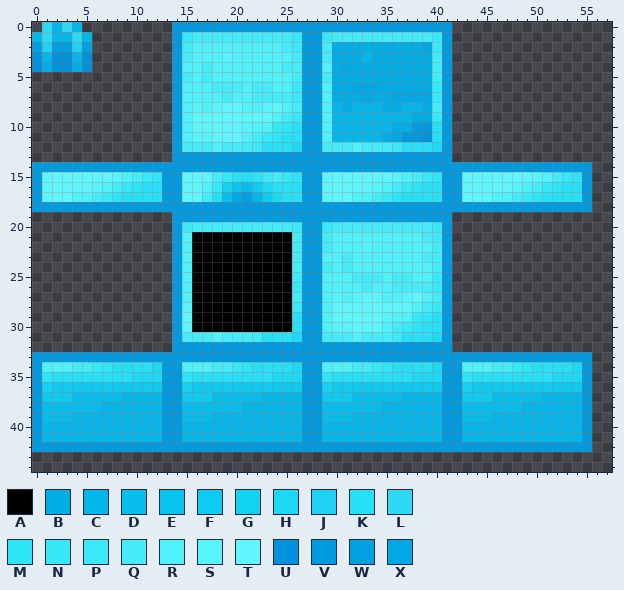
File history of a pixel-art sprite, src/main/resources/assets/ironchest/textures/model/diamond_chest.png. The first picture shows the starting point.
The file is 64x64 pixels. Colours within 5 levels of each other are drawn and written as one. Shown: x 0..57, y 0..44.
Palette (. is transparent): A #000000  B #00aee7  C #04b7eb  D #06beed  E #08c4ee  F #0dcbf1  G #13d3f3  H #1cdaf5  J #1fd1f2  K #25e0f7  L #2fd9f4  M #2de5f8  N #35e9f9  P #3be9f8  Q #44ecf9  R #4ff1fb  S #57f4fc  T #5ef6fc  U #0092dc  V #009ae1  W #01a0e1  X #00a8e5
Pixels before (only the part around the change), first column x 0:
 0 .LCLC.........VVVVVVVVVVVVVVVVVVVVVVVVVVVV................
 1 CLCCLC........VNQQQQQQQQQQNVVNQQQQQQQQQQNV................
 2 WJWWJW........VQRRRRRRRRRQPVVQBBBBBBBBBXPV................
 3 UCUUCU........VQRRRSRRRRRRQVVQBBBCBBBBBBQV................
 4 UBUUBU........VRRQRRRRRRRQQVVRBXBBBBBBBBQV................
 5 ..............VQRQRRRRRRRRQVVQBBBBBBBBBBQV................
 6 ..............VRRRQQQRQQRRNVVRBBXXXBBBBBNV................
 7 ..............VRRRRQRRQQQQNVVRBBBXBBXXXXNV................
 8 ..............VRSRSTTRRSTRQVVRCBCCCBBCCBQV................
 9 ..............VRTTTTTTTTRQNVVRCCCCCCCCBBNV................
10 ..............VRTTTTTSRRNMKVVRCCCCCCBBVVKV................
11 ..............VRSSTTTRQNMKKVVRCCCCCBXVVUKV................
12 ..............VQQQRQQQPKKKHVVQQQRQQQPKKKHV................
13 ..............VVVVVVVVVVVVVVVVVVVVVVVVVVVV................
14 VVVVVVVVVVVVVVVVVVVVVVVVVVVVVVVVVVVVVVVVVVVVVVVVVVVVVVVV..
15 VTTTTTTTSRQNMVVTTTQNKKMPQNMVVTTTTTTTSRQNMVVTTTTTTTSRQNMV..
16 VTTTTTSRQNMKKVVTTRNGEDFHKKKVVTTTTTSRQNMKKVVTTTTTSRQNMKKV..
17 VTTTRRQPMKKKKVVTTQKDXWCFHKKVVTTTRRQPMKKKKVVTTTRRQPMKKKKV..
18 VVVVVVVVVVVVVVVVVVVVVVVVVVVVVVVVVVVVVVVVVVVVVVVVVVVVVVVV..
19 ..............VVVVVVVVVVVVVVVVVVVVVVVVVVVV................
20 ..............VPQQQQQQQQQQPVVNQQQQQQQQQQNV................
21 ..............VRAAAAAAAAAAQVVQRRRRRRRRRQPV................
22 ..............VRAAAAAAAAAAQVVQRRRSRRRRRRQV................
23 ..............VRAAAAAAAAAAQVVRRQRRRRRRRQQV................
24 ..............VRAAAAAAAAAAQVVQRQRRRRRRRRQV................
25 ..............VRAAAAAAAAAAPVVRRRQQQRQQRRNV................
26 ..............VRAAAAAAAAAANVVRRRRQRRQQQQNV................
27 ..............VRAAAAAAAAAAQVVRSRSTTRRSTRQV................
28 ..............VSAAAAAAAAAANVVRTTTTTTTTRQNV................
29 ..............VTAAAAAAAAAAKVVRTTTTTSRRNMKV................
30 ..............VTAAAAAAAAAAKVVRSSTTTRQNMKKV................
31 ..............VQQQRQQQPKKKHVVQQQRQQQPKKKHV................
32 ..............VVVVVVVVVVVVVVVVVVVVVVVVVVVV................
33 VVVVVVVVVVVVVVVVVVVVVVVVVVVVVVVVVVVVVVVVVVVVVVVVVVVVVVVV..
34 VRRRQQNMKKKKHVVRRRQQNMKKKKHVVRRRQQNMKKKKHVVRRRQQNMKKKKHV..
35 VMKKKKKKKKHHHVVMKKKKKKKKHHHVVMKKKKKKKKHHHVVMKKKKKKKKHHHV..
36 VGFFFFFFFFFFFVVGFFFFFFFFFFFVVGFFFFFFFFFFFVVGFFFFFFFFFFFV..
37 VFFFDDDDDCCCCVVFFFDDDDDCCCCVVFFFDDDDDCCCCVVFFFDDDDDCCCCV..
38 VDDDDDDCCCCCCVVDDDDDDCCCCCCVVDDDDDDCCCCCCVVDDDDDDCCCCCCV..
39 VDDDCCCCCCCCCVVDDDCCCCCCCCCVVDDDCCCCCCCCCVVDDDCCCCCCCCCV..
40 VCCCCCCCCCCCCVVCCCCCCCCCCCCVVCCCCCCCCCCCCVVCCCCCCCCCCCCV..
41 VCCCCCCCCCCCCVVCCCCCCCCCCCCVVCCCCCCCCCCCCVVCCCCCCCCCCCCV..
42 VVVVVVVVVVVVVVVVVVVVVVVVVVVVVVVVVVVVVVVVVVVVVVVVVVVVVVVV..
43 ..........................................................
44 ..........................................................
The result:
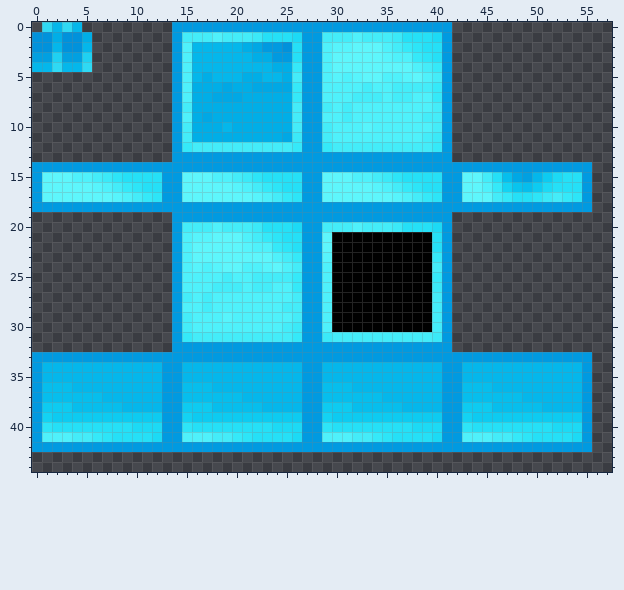
Message: Iron chests now work for 1.15!
Difference:
y 1: x 0..5 CLCCLC -> UUBUUB; x 15 N -> Q; x 18 Q -> R; x 22..26 QQQQN -> PKKKH; x 29 N -> Q; x 32 Q -> R; x 36..40 QQQQN -> PKKKH
y 2: x 0..5 WJWWJW -> UUCUUC; x 15..26 QRRRRRRRRRQP -> RCCCCCBXVVUK; x 29..40 QBBBBBBBBBXP -> RSSTTTRQNMKK
y 3: x 0..5 UCUUCU -> WWJWWJ; x 15..26 QRRRSRRRRRRQ -> RCCCCCCBBVVK; x 29..40 QBBBCBBBBBBQ -> RTTTTTSRRNMK
y 4: x 0..5 UBUUBU -> CCLCCL; x 16..26 RQRRRRRRRQQ -> CCCCCCCCBBN; x 30..40 BXBBBBBBBBQ -> TTTTTTTTRQN
y 5: x 15..25 QRQRRRRRRRR -> RCBCCCBBCCB; x 29..39 QBBBBBBBBBB -> RSRSTTRRSTR
y 6: x 16..25 RRQQQRQQRR -> BBBXBBXXXX; x 30..39 BBXXXBBBBB -> RRRQRRQQQQ
y 7: x 16..25 RRRQRRQQQQ -> BBXXXBBBBB; x 30..39 BBBXBBXXXX -> RRQQQRQQRR
y 8: x 15..25 RSRSTTRRSTR -> QBBBBBBBBBB; x 29..39 RCBCCCBBCCB -> QRQRRRRRRRR
y 9: x 16..26 TTTTTTTTRQN -> BXBBBBBBBBQ; x 30..40 CCCCCCCCBBN -> RQRRRRRRRQQ
y 10: x 15..26 RTTTTTSRRNMK -> QBBBCBBBBBBQ; x 29..40 RCCCCCCBBVVK -> QRRRSRRRRRRQ
y 11: x 15..26 RSSTTTRQNMKK -> QBBBBBBBBBXP; x 29..40 RCCCCCBXVVUK -> QRRRRRRRRRQP
y 12: x 15 Q -> N; x 18 R -> Q; x 22..26 PKKKH -> QQQQN; x 29 Q -> N; x 32 R -> Q; x 36..40 PKKKH -> QQQQN
y 15: x 4..12 TTTTSRQNM -> RRQPMKKKK; x 18..21 QNKK -> RRQP; x 23..26 PQNM -> KKKK; x 32..40 TTTTSRQNM -> RRQPMKKKK; x 45..54 TTTTTSRQNM -> QKDXWCFHKK
y 16: x 17..24 RNGEDFHK -> TTTSRQNM; x 45..52 TTTSRQNM -> RNGEDFHK
y 17: x 4..12 RRQPMKKKK -> TTTTSRQNM; x 17..26 QKDXWCFHKK -> TTTTTSRQNM; x 32..40 RRQPMKKKK -> TTTTSRQNM; x 46..49 RRQP -> QNKK; x 51..54 KKKK -> PQNM
y 20: x 15 P -> Q; x 18 Q -> R; x 22..26 QQQQP -> PKKKH; x 29 N -> Q; x 32 Q -> R; x 36..40 QQQQN -> PKKKH
y 21: x 16..26 AAAAAAAAAAQ -> SSTTTRQNMKK; x 29..40 QRRRRRRRRRQP -> TAAAAAAAAAAK
y 22: x 16..26 AAAAAAAAAAQ -> TTTTTSRRNMK; x 29..40 QRRRSRRRRRRQ -> TAAAAAAAAAAK
y 23: x 16..26 AAAAAAAAAAQ -> TTTTTTTTRQN; x 29..40 RRQRRRRRRRQQ -> SAAAAAAAAAAN
y 24: x 16..25 AAAAAAAAAA -> SRSTTRRSTR; x 29..39 QRQRRRRRRRR -> RAAAAAAAAAA
y 25: x 16..26 AAAAAAAAAAP -> RRRQRRQQQQN; x 30..39 RRQQQRQQRR -> AAAAAAAAAA
y 26: x 16..25 AAAAAAAAAA -> RRQQQRQQRR; x 30..40 RRRQRRQQQQN -> AAAAAAAAAAP
y 27: x 15..25 RAAAAAAAAAA -> QRQRRRRRRRR; x 30..39 SRSTTRRSTR -> AAAAAAAAAA
y 28: x 15..26 SAAAAAAAAAAN -> RRQRRRRRRRQQ; x 30..40 TTTTTTTTRQN -> AAAAAAAAAAQ
y 29: x 15..26 TAAAAAAAAAAK -> QRRRSRRRRRRQ; x 30..40 TTTTTSRRNMK -> AAAAAAAAAAQ
y 30: x 15..26 TAAAAAAAAAAK -> QRRRRRRRRRQP; x 30..40 SSTTTRQNMKK -> AAAAAAAAAAQ
y 31: x 15 Q -> N; x 18 R -> Q; x 22..26 PKKKH -> QQQQN; x 29 Q -> P; x 32 R -> Q; x 36..40 PKKKH -> QQQQP
y 34: x 1..12 RRRQQNMKKKKH -> CCCCCCCCCCCC; x 15..26 RRRQQNMKKKKH -> CCCCCCCCCCCC; x 29..40 RRRQQNMKKKKH -> CCCCCCCCCCCC; x 43..54 RRRQQNMKKKKH -> CCCCCCCCCCCC
y 35: x 1..12 MKKKKKKKKHHH -> CCCCCCCCCCCC; x 15..26 MKKKKKKKKHHH -> CCCCCCCCCCCC; x 29..40 MKKKKKKKKHHH -> CCCCCCCCCCCC; x 43..54 MKKKKKKKKHHH -> CCCCCCCCCCCC
y 36: x 1..12 GFFFFFFFFFFF -> DDDCCCCCCCCC; x 15..26 GFFFFFFFFFFF -> DDDCCCCCCCCC; x 29..40 GFFFFFFFFFFF -> DDDCCCCCCCCC; x 43..54 GFFFFFFFFFFF -> DDDCCCCCCCCC
y 37: x 1..3 FFF -> DDD; x 7..8 DD -> CC; x 15..17 FFF -> DDD; x 21..22 DD -> CC; x 29..31 FFF -> DDD; x 35..36 DD -> CC; x 43..45 FFF -> DDD; x 49..50 DD -> CC
y 38: x 1..3 DDD -> FFF; x 7..8 CC -> DD; x 15..17 DDD -> FFF; x 21..22 CC -> DD; x 29..31 DDD -> FFF; x 35..36 CC -> DD; x 43..45 DDD -> FFF; x 49..50 CC -> DD
y 39: x 1..12 DDDCCCCCCCCC -> GFFFFFFFFFFF; x 15..26 DDDCCCCCCCCC -> GFFFFFFFFFFF; x 29..40 DDDCCCCCCCCC -> GFFFFFFFFFFF; x 43..54 DDDCCCCCCCCC -> GFFFFFFFFFFF
y 40: x 1..12 CCCCCCCCCCCC -> MKKKKKKKKHHH; x 15..26 CCCCCCCCCCCC -> MKKKKKKKKHHH; x 29..40 CCCCCCCCCCCC -> MKKKKKKKKHHH; x 43..54 CCCCCCCCCCCC -> MKKKKKKKKHHH
y 41: x 1..12 CCCCCCCCCCCC -> RRRQQNMKKKKH; x 15..26 CCCCCCCCCCCC -> RRRQQNMKKKKH; x 29..40 CCCCCCCCCCCC -> RRRQQNMKKKKH; x 43..54 CCCCCCCCCCCC -> RRRQQNMKKKKH
Changed places in both pictures, as pixel boxes (x1, y1, x2, y2):
changed: (32, 32, 582, 442)
